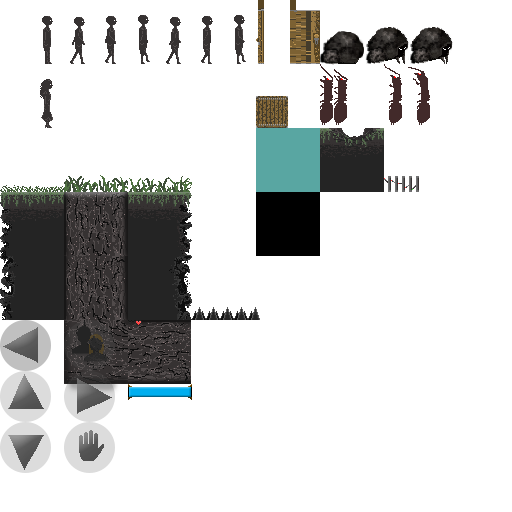
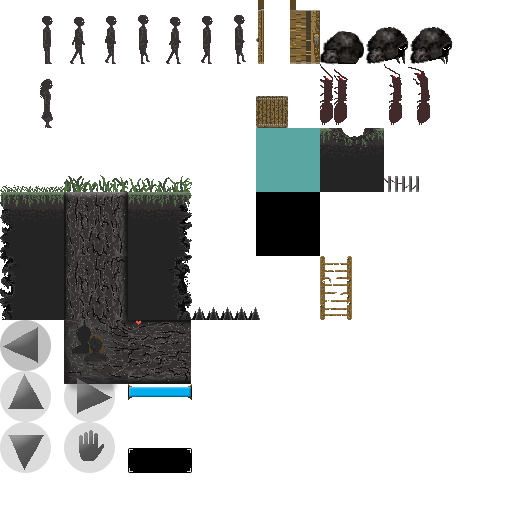
The second 512×512 image is a revision of the first. Changes to its layers:
added layer "Window" in group "UI" over [128, 448, 192, 473]
added layer "Ladder" in group "Objects" over [320, 256, 352, 320]
